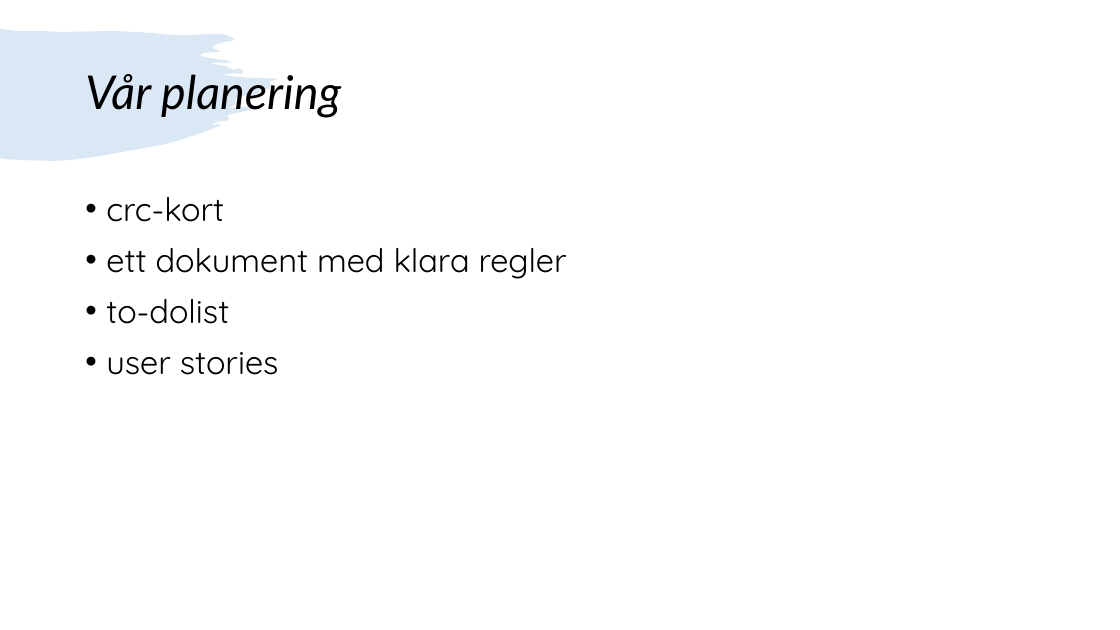
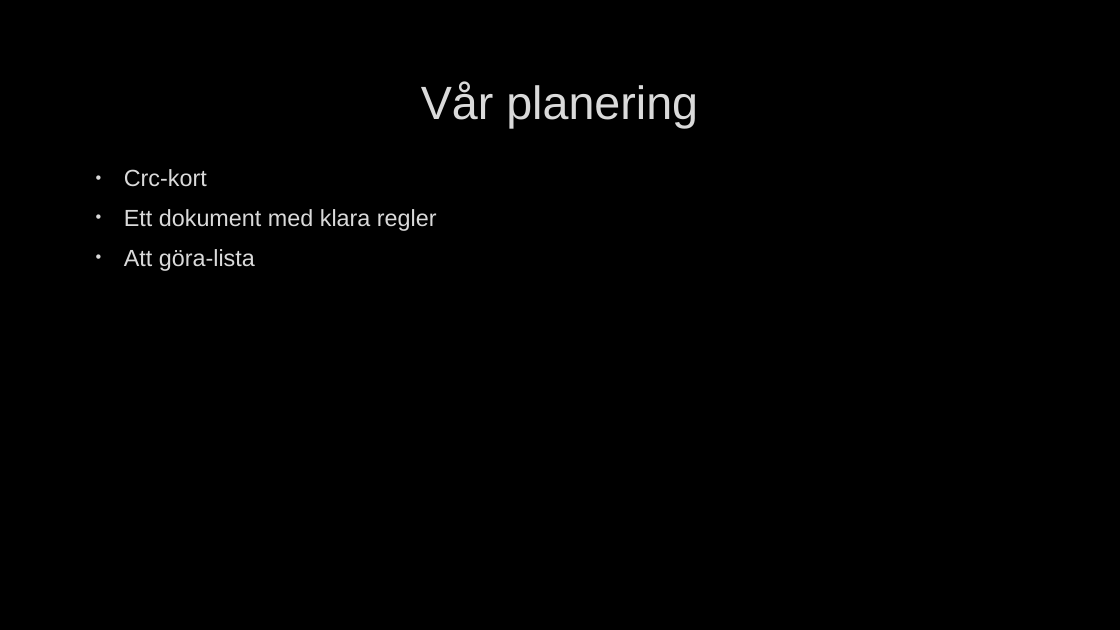
Before and after one commit to PGBSNH19/the-ludo-game-grupp-3, a slide deck: slide 2 of Documentation/Grupp 3 ludo presentation.pptx. Drawn at 1120x630 pixels with LibreOffice and Linux fonts; fonts in the diff are those of the drawing; background and template pictures are left out. Boxes give left, top, right and bottom in pixels: in the first picture for what was removed or moved away, otherwise in the second. Text is boxed around its words. In the diff, an @@ line names an element or a change of style, - is before the commit and + after.

```diff
--- a/Documentation/Grupp 3 ludo presentation.pptx
+++ b/Documentation/Grupp 3 ludo presentation.pptx
@@ background #FFFFFF to picture (left out) @@
@@ freeform shape removed at box(0, 29, 277, 160) @@
@@ title "Vår planering": place and size @@
-title "Vår planering" at box(85, 74, 341, 118)
+title "Vår planering" at box(421, 82, 698, 128)
@@ title "Vår planering" at box(421, 82, 698, 128): font Lato to Arial, text colour #000000 to #DADADA, letter outline none to #404040 0.75 pt, italic off; alignment left to centre; line spacing 0.9 to 1 @@
@@ text at box(124, 169, 437, 271): text changed; size 28 to 20 pt; font Quicksand to Arial; text colour #000000 to #DADADA @@
-• crc-kort
-• ett dokument med klara regler
-• to-dolist
-• user stories
+• Crc-kort
+• Ett dokument med klara regler
+• Att göra-lista
```
Also in this commit, not shown: 1 other slide changed, 19 slides added, 4 slides removed, 5 other files.
